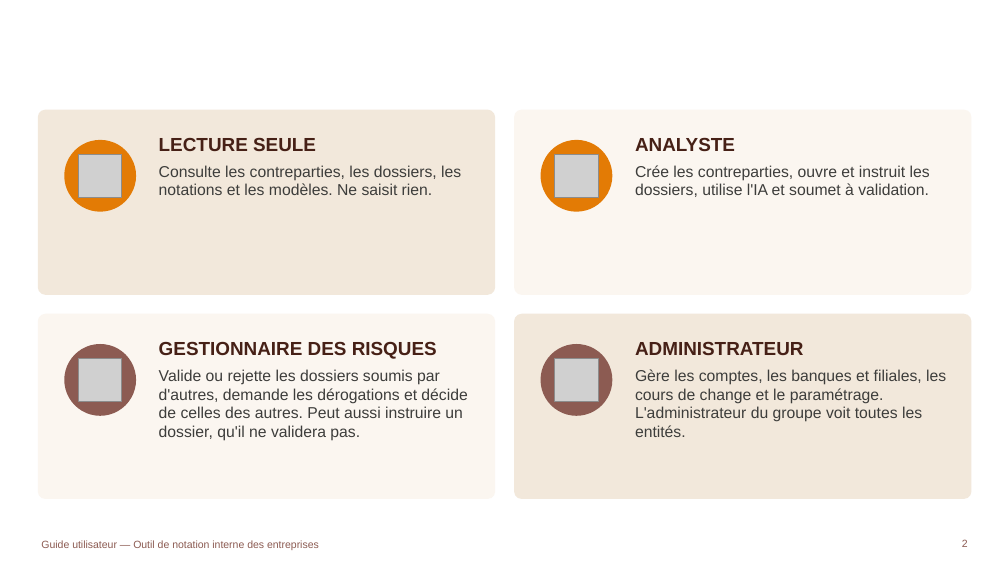
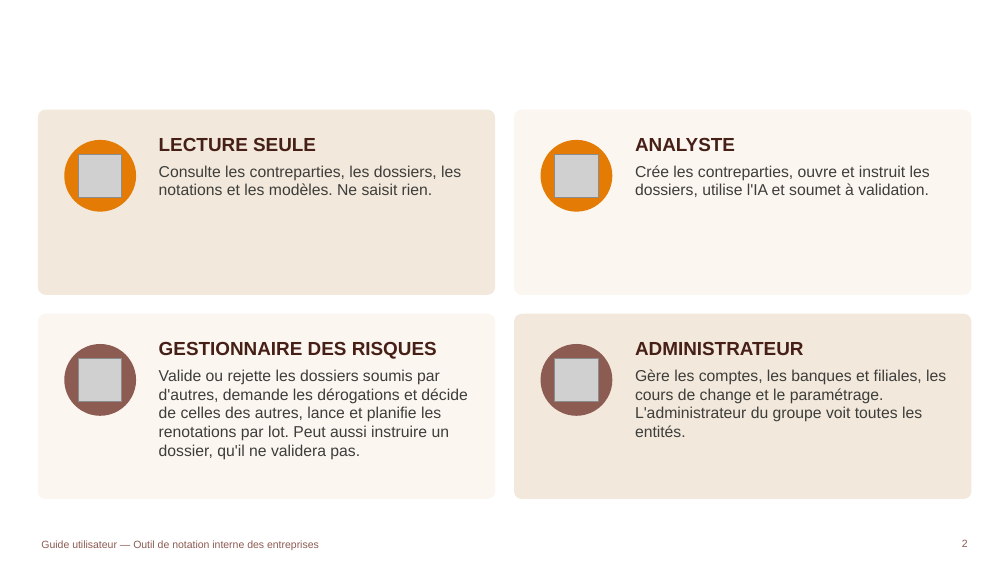
Before and after one commit to tariqeddoumi/Entreprise-scoring-cl, a slide deck: slide 2 of docs/guides/Guide_utilisateur_outil_notation.pptx. Drawn at 1008x567 pixels with LibreOffice and Linux fonts; fonts in the diff are those of the drawing; grey boxes stand for pictures; background and template pictures are left out. Boxes give left, top, right and bottom in pixels: in the first picture for what was removed or moved away, otherwise in the second. Text is boxed around its words. In the diff, an @@ line names an element or a change of style, - is before the commit and + after.

```diff
--- a/docs/guides/Guide_utilisateur_outil_notation.pptx
+++ b/docs/guides/Guide_utilisateur_outil_notation.pptx
@@ text at box(159, 369, 467, 460): text changed @@
-Valide ou rejette les dossiers soumis par d'autres, demande les dérogations et décide de celles des autres. Peut aussi instruire un dossier, qu'il ne validera pas.
+Valide ou rejette les dossiers soumis par d'autres, demande les dérogations et décide de celles des autres, lance et planifie les renotations par lot. Peut aussi instruire un dossier, qu'il ne validera pas.
```
Also in this commit, not shown: 2 other slides changed, 8 slides added, 2 other files.
